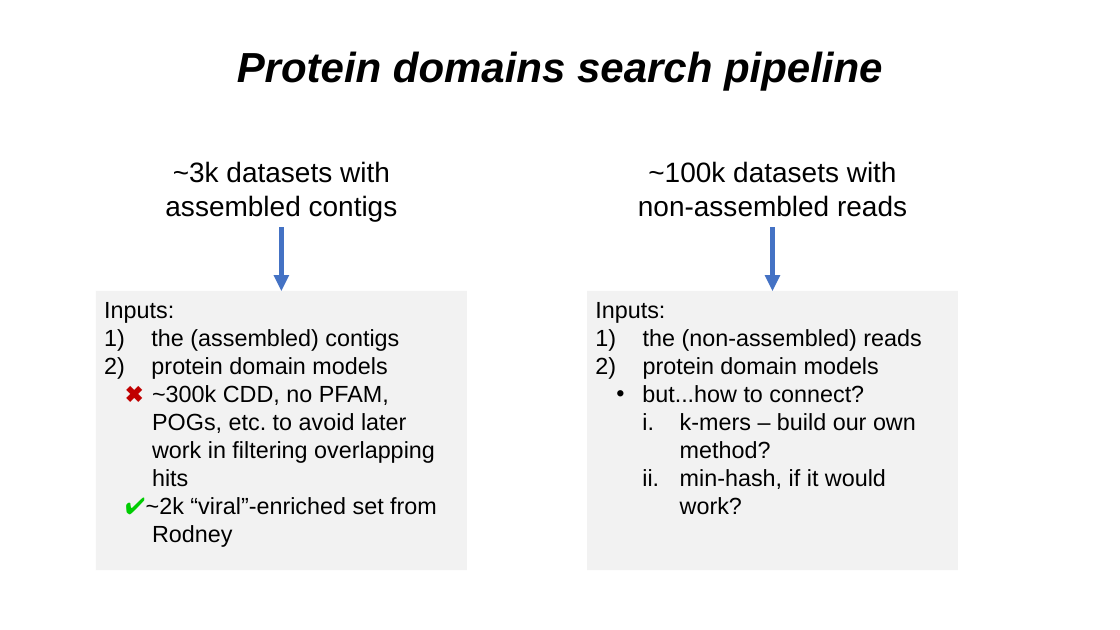
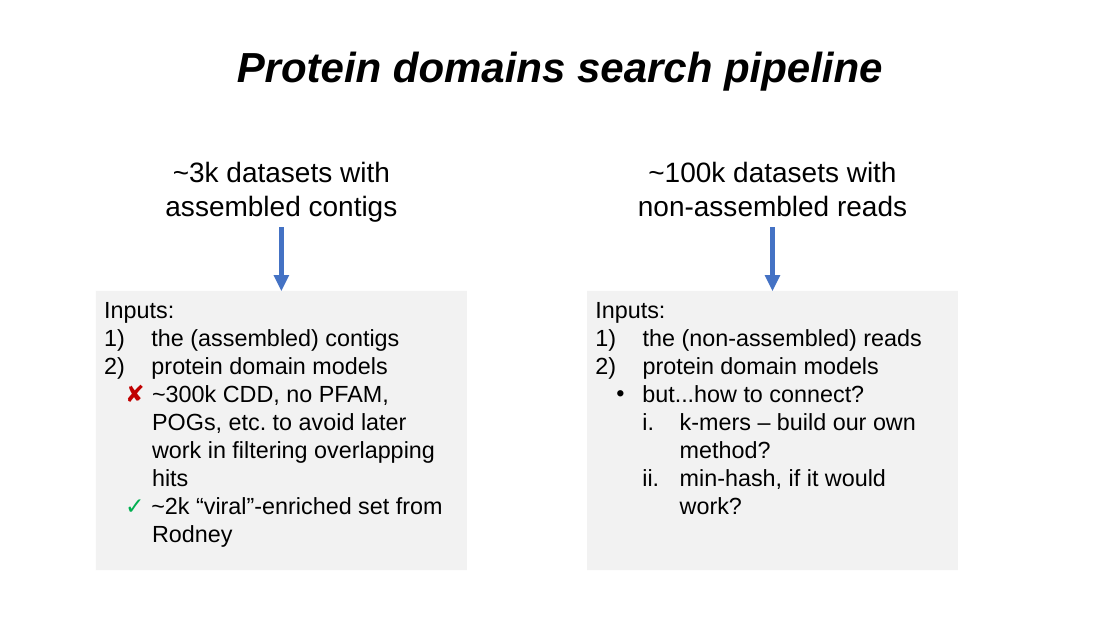
Before and after one commit to NCBI-Codeathons/Domain_HMM_Boundaries, a slide deck: slide 1 of tuesday progress presentation2.pptx. Drawn at 1120x630 pixels with LibreOffice and Linux fonts; fonts in the diff are those of the drawing. Boxes give left, top, right and bottom in pixels: in the first picture for what was removed or moved away, otherwise in the second. Text is boxed around its words. In the diff, an @@ line names an element or a change of style, - is before the commit and + after.

Commit message:
slides

```diff
--- a/tuesday progress presentation2.pptx
+++ b/tuesday progress presentation2.pptx
@@ text in rectangle at (151, 385, 443, 547): text changed @@
-  ✖ ~300k CDD, no PFAM, POGs, etc. to avoid later work in filtering overlapping hits
-  ✔~2k “viral”-enriched set from Rodney
+  ✘ ~300k CDD, no PFAM, POGs, etc. to avoid later work in filtering overlapping hits
+  ✓ ~2k “viral”-enriched set from Rodney
```
Also in this commit, not shown: 2 other files.
